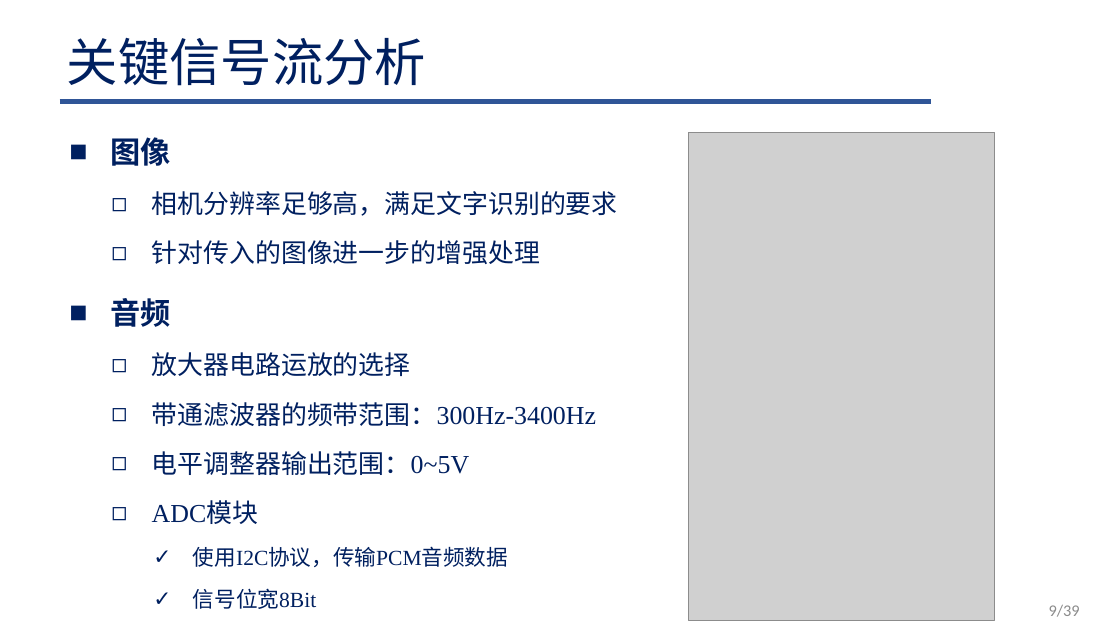
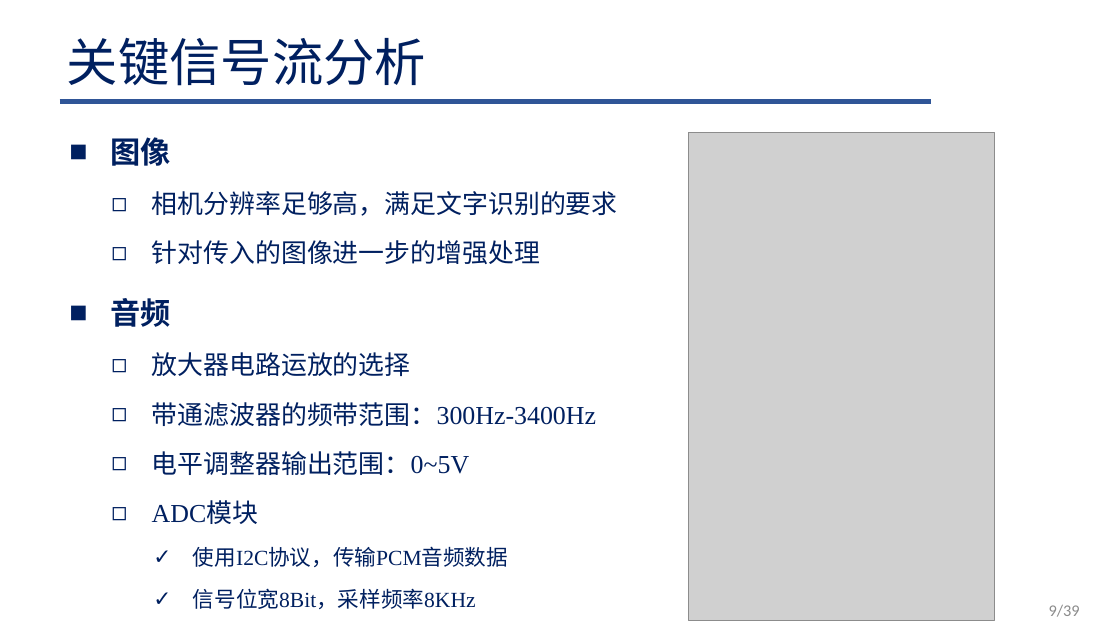
Before and after one commit to Lelucermaire111/Intelligent-blind-assistance-system, a slide deck: slide 9 of 系统设计/系统设计.pptx. Drawn at 1120x630 pixels with LibreOffice and Linux fonts; fonts in the diff are those of the drawing; grey boxes stand for pictures; background and template pictures are left out. Boxes give left, top, right and bottom in pixels: in the first picture for what was removed or moved away, otherwise in the second. Text is boxed around its words. In the diff, an @@ line names an element or a change of style, - is before the commit and + after.

```diff
--- a/系统设计/系统设计.pptx
+++ b/系统设计/系统设计.pptx
@@ text at <box>193,588,476,609</box>: text changed @@
-    ✓ 信号位宽8Bit
+    ✓ 信号位宽8Bit，采样频率8KHz
```
Also in this commit, not shown: 5 other slides changed, 8 other files.
